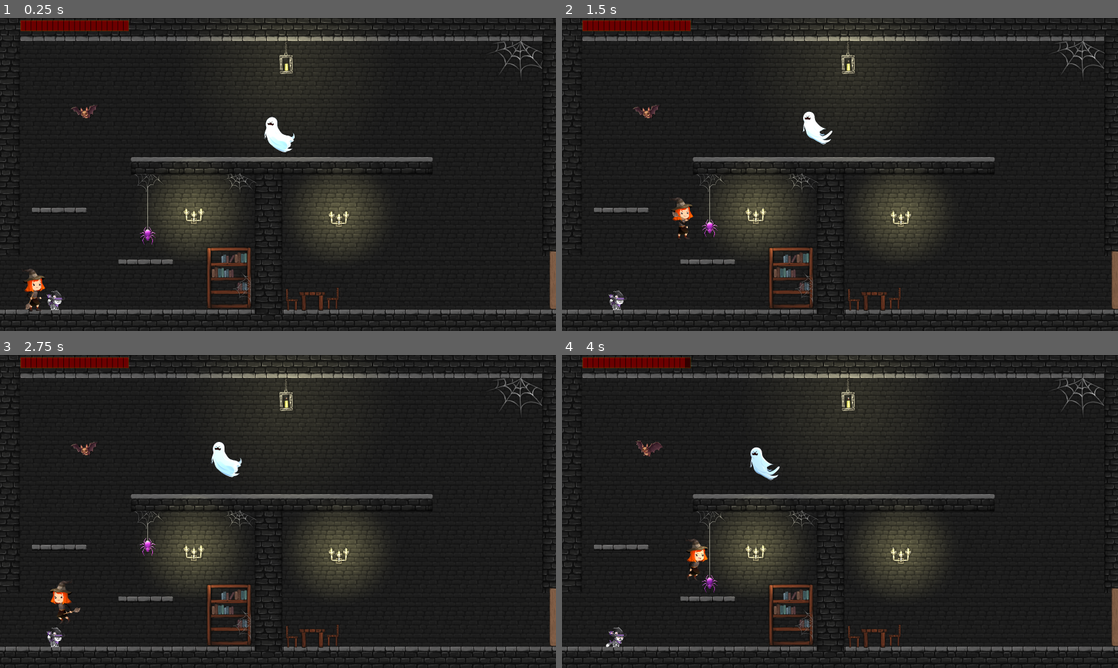
Above: before the commit, frames 1-4 (two rows, left to right).
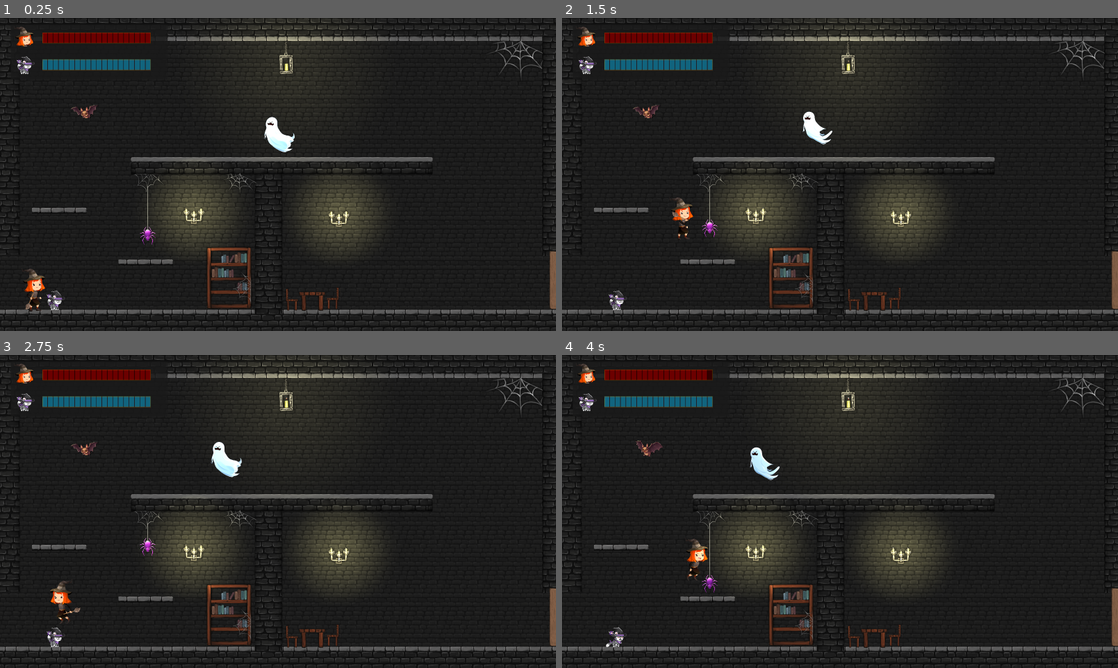
Above: after the commit, the same moments.

Repository: stellar-flame/cauldron
Game: Godot game, scene res://platformer/door1/Scene1.tscn
Same seed, same stepped clock (60 frames per second), same inputs: the game is played once before the commit and once after it.
Inputs:
- Up to frame 1 (0.25 s): no input
- Up to frame 2 (1.5 s): tap Enter (luna_jump) at 0.5, 0.77 s; hold Right (luna_right) from 0.53 s (still down); tap X (stella_paw_attack) at 0.6 s; tap E (luna_attack) at 1.35 s
- Up to frame 3 (2.75 s): tap Enter (luna_jump) at 1.52 s; tap X (stella_paw_attack) at 1.55, 2.1 s; release Right (luna_right) at 2.03 s; hold Left (luna_left) from 2.03 s (still down)
- Up to frame 4 (4 s): release Left (luna_left) at 2.78 s; hold Right (luna_right) from 2.78 s (still down); tap X (stella_paw_attack) at 2.85, 3.8 s; tap Enter (luna_jump) at 3.02, 3.77 s; tap E (luna_attack) at 3.6 s

The runs differ from the first frame. In frame 1, 2.3% of the frame differs, in the area x 2-31%, y 0-19%; in frame 2, 2.3%; in frame 3, 2.3%; in frame 4, 2.3%.

Commit message:
Stella's health

Diff:
--- /dev/null
+++ b/platformer/characters/CharacterAnimation.gd
@@ -0,0 +1,30 @@
+extends AnimatedSprite2D
+
+@onready var animation_blocked = false
+signal died
+signal animation_unblocked
+var state = "alive"
+
+func update_facing_direction(direction = 0):
+	if direction > 0:
+		flip_h = false
+	elif direction < 0:
+		flip_h = true
+
+func die():
+	state = "dying"
+
+func _on_animation_finished():
+	if (state == "alive"):
+		animation_blocked = false
+		emit_signal("animation_unblocked")
+	elif (state == "dying"):
+		play("die")
+		animation_blocked = true;
+		state = "dead"
+	elif (state == "dead"):
+		for i in 4:
+			self_modulate.a = 0.5
+			await get_tree().create_timer(0.3).timeout
+
+		emit_signal("died")
--- a/platformer/characters/luna/Luna.gd
+++ b/platformer/characters/luna/Luna.gd
@@ -8,6 +8,7 @@
 @onready var direction = 0
 @onready var sprite = $AnimatedSprite2D
 @onready var health = $Health
+
 
 var max_jumps = 2
 var jump_count = 0
--- a/platformer/characters/stella/Stella.gd
+++ b/platformer/characters/stella/Stella.gd
@@ -9,11 +9,10 @@
 @onready var animation_blocked = false
 @onready var hit_area_right = $Hit_Area_Right
 @onready var hit_area_left = $Hit_Area_Left
+@onready var health = $Health
 
 # Get the gravity from the project settings to be synced with RigidBody nodes.
 var gravity = ProjectSettings.get_setting("physics/2d/default_gravity")
-
-
 
 func _physics_process(delta):
 	# Add the gravity.
@@ -33,45 +32,28 @@
 		velocity.x = move_toward(velocity.x, 0, SPEED)
 
 	move_and_slide()
-	update_animation_parameters()
-	update_facing_direction()
+	sprite.update_animation_parameters(direction, is_on_floor())
+	sprite.update_facing_direction(direction)
 
-func update_animation_parameters():
-	if (not animation_blocked):
-		if (is_on_floor()):
-			if Input.is_action_just_pressed("stella_paw_attack"):
-					sprite.play("paw_attack")
-					animation_blocked = true
-			elif direction != 0:
-				sprite.play("run")
-			else:
-				sprite.play("idle")
-		else:
-			sprite.play("jump")
+func take_damage(damage):
+	if (health.current_health > 0):
+		sprite.take_damage()
+		health.reduce_health(damage)
 
 
-func update_facing_direction():
-	if direction > 0:
-		sprite.flip_h = false
-	elif direction < 0:
-		sprite.flip_h = true
+func _on_health_died():
+	sprite.die()
 
+func _on_animated_sprite_2d_paw_attack():
+	if sprite.flip_h:
+		hit_area_left.set_hit_area_disabled(false)
+	else:
+		hit_area_right.set_hit_area_disabled(false)
 
-
-func _on_animated_sprite_2d_animation_finished():
-	animation_blocked = false
+func _on_animated_sprite_2d_animation_unblocked():
 	hit_area_left.set_hit_area_disabled(true)
 	hit_area_right.set_hit_area_disabled(true)
 
 
-
-func _on_animated_sprite_2d_animation_changed():
-	if (sprite.animation == "paw_attack"):
-		if sprite.flip_h:
-			hit_area_left.set_hit_area_disabled(false)
-		else:
-			hit_area_right.set_hit_area_disabled(false)
-
-func take_damage(damage):
-	sprite.play("get_hit")
-	animation_blocked = true
+func _on_animated_sprite_2d_died():
+	queue_free()
--- a/platformer/characters/stella/Stella.tscn
+++ b/platformer/characters/stella/Stella.tscn
@@ -1,6 +1,7 @@
-[gd_scene load_steps=70 format=3]
+[gd_scene load_steps=79 format=3 uid="uid://b747onem8lyg1"]
 
 [ext_resource type="Script" path="res://platformer/characters/stella/Stella.gd" id="1_llmu7"]
+[ext_resource type="Texture2D" uid="uid://bvnbrqvjfex6x" path="res://assets/stella/11_gameover/skeleton-11_gameover_00.png" id="2_620iv"]
 [ext_resource type="Texture2D" uid="uid://b87vmahbwnsks" path="res://assets/stella/01_idle/skeleton-01_idle_00.png" id="2_dh3j1"]
 [ext_resource type="Texture2D" uid="uid://ci5p51mxugrn5" path="res://assets/stella/05_gethit/skeleton-05_gethit_0.png" id="2_glkmh"]
 [ext_resource type="Texture2D" uid="uid://cusacke6m2sf0" path="res://assets/stella/05_gethit/skeleton-05_gethit_1.png" id="3_5ckuu"]
@@ -10,6 +11,7 @@
 [ext_resource type="Texture2D" uid="uid://b4g3e14oxctwe" path="res://assets/stella/01_idle/skeleton-01_idle_03.png" id="5_f1csg"]
 [ext_resource type="Texture2D" uid="uid://c164747i5tehv" path="res://assets/stella/05_gethit/skeleton-05_gethit_3.png" id="5_jq63w"]
 [ext_resource type="Texture2D" uid="uid://cj55fpfttelc5" path="res://assets/stella/01_idle/skeleton-01_idle_04.png" id="6_3nify"]
+[ext_resource type="Texture2D" uid="uid://go5pvu3pgadu" path="res://assets/stella/11_gameover/skeleton-11_gameover_04.png" id="6_7mbo0"]
 [ext_resource type="Texture2D" uid="uid://bt0qrgqkku50x" path="res://assets/stella/05_gethit/skeleton-05_gethit_4.png" id="6_ce8q1"]
 [ext_resource type="Texture2D" uid="uid://c5j7w6s7jbaxc" path="res://assets/stella/05_gethit/skeleton-05_gethit_5.png" id="7_ihv0i"]
 [ext_resource type="Texture2D" uid="uid://c0sci1rl6x8te" path="res://assets/stella/01_idle/skeleton-01_idle_05.png" id="7_rslu1"]
@@ -18,21 +20,26 @@
 [ext_resource type="Texture2D" uid="uid://c1ngbbniomjx8" path="res://assets/stella/05_gethit/skeleton-05_gethit_7.png" id="9_a50xx"]
 [ext_resource type="Texture2D" uid="uid://dh8t6dcovns5v" path="res://assets/stella/01_idle/skeleton-01_idle_07.png" id="9_qh5ek"]
 [ext_resource type="Texture2D" uid="uid://da3utwoqita86" path="res://assets/stella/01_idle/skeleton-01_idle_08.png" id="10_2yhe3"]
+[ext_resource type="Texture2D" uid="uid://dlohisaucrclk" path="res://assets/stella/11_gameover/skeleton-11_gameover_08.png" id="10_ux1gq"]
 [ext_resource type="Texture2D" uid="uid://8ka0tgphqkon" path="res://assets/stella/01_idle/skeleton-01_idle_09.png" id="11_hy16b"]
 [ext_resource type="Texture2D" uid="uid://c03tkmfu8wior" path="res://assets/stella/01_idle/skeleton-01_idle_10.png" id="12_8qg1d"]
 [ext_resource type="Texture2D" uid="uid://b4nv8yivqhpg3" path="res://assets/stella/01_idle/skeleton-01_idle_11.png" id="13_r8ybi"]
+[ext_resource type="Texture2D" uid="uid://w7nq7ueumfch" path="res://assets/stella/11_gameover/skeleton-11_gameover_12.png" id="14_tfsc7"]
 [ext_resource type="Texture2D" uid="uid://7j4nhb7p8xdo" path="res://assets/stella/01_idle/skeleton-01_idle_12.png" id="14_w564q"]
 [ext_resource type="Texture2D" uid="uid://ccfcer55y03qu" path="res://assets/stella/01_idle/skeleton-01_idle_13.png" id="15_s2oup"]
 [ext_resource type="Texture2D" uid="uid://brb41enb6l3a8" path="res://assets/stella/01_idle/skeleton-01_idle_14.png" id="16_h4t5l"]
 [ext_resource type="Texture2D" uid="uid://dm4omn6lotrwd" path="res://assets/stella/01_idle/skeleton-01_idle_15.png" id="17_8p0vv"]
+[ext_resource type="Texture2D" uid="uid://c2hwbnicvc4mt" path="res://assets/stella/11_gameover/skeleton-11_gameover_16.png" id="18_mdstm"]
 [ext_resource type="Texture2D" uid="uid://b6hma0jhocje0" path="res://assets/stella/01_idle/skeleton-01_idle_16.png" id="18_pfjv1"]
 [ext_resource type="Texture2D" uid="uid://01kvrmekelmu" path="res://assets/stella/01_idle/skeleton-01_idle_17.png" id="19_xs1ss"]
 [ext_resource type="Texture2D" uid="uid://bpclvmjxiyxf0" path="res://assets/stella/01_idle/skeleton-01_idle_18.png" id="20_ym4mv"]
 [ext_resource type="Texture2D" uid="uid://citpyqni1bw37" path="res://assets/stella/01_idle/skeleton-01_idle_19.png" id="21_x60jk"]
+[ext_resource type="Texture2D" uid="uid://de55lf5vderac" path="res://assets/stella/11_gameover/skeleton-11_gameover_20.png" id="22_gwmvy"]
 [ext_resource type="Texture2D" uid="uid://cguhe2hme5jk2" path="res://assets/stella/02_jump/skeleton-02_jump_00.png" id="22_n0ph0"]
 [ext_resource type="Texture2D" uid="uid://bkcqixg6gp5t3" path="res://assets/stella/02_jump/skeleton-02_jump_01.png" id="23_ywq63"]
 [ext_resource type="Texture2D" uid="uid://b5n3riepvb2yv" path="res://assets/stella/02_jump/skeleton-02_jump_02.png" id="24_lowns"]
 [ext_resource type="Texture2D" uid="uid://5hyf0432cscw" path="res://assets/stella/02_jump/skeleton-02_jump_03.png" id="25_e0626"]
+[ext_resource type="Texture2D" uid="uid://cdn3rrc2fwg7m" path="res://assets/stella/11_gameover/skeleton-11_gameover_24.png" id="26_sgfx6"]
 [ext_resource type="Texture2D" uid="uid://dhtllsscnygeq" path="res://assets/stella/02_jump/skeleton-02_jump_04.png" id="26_x67vw"]
 [ext_resource type="Texture2D" uid="uid://ce3vhfhqtdbaa" path="res://assets/stella/02_jump/skeleton-02_jump_05.png" id="27_orlf5"]
 [ext_resource type="Texture2D" uid="uid://dafivq11nsr5y" path="res://assets/stella/02_jump/skeleton-02_jump_06.png" id="28_wv2ie"]
@@ -67,6 +74,8 @@
 [ext_resource type="Texture2D" uid="uid://bsc8k6idmcrl1" path="res://assets/stella/04_running/skeleton-04_running_10.png" id="57_ho03d"]
 [ext_resource type="Texture2D" uid="uid://cvr1ewm4h5lsu" path="res://assets/stella/04_running/skeleton-04_running_11.png" id="58_j4gdx"]
 [ext_resource type="PackedScene" path="res://platformer/characters/stella/HitArea.tscn" id="59_lt0bn"]
+[ext_resource type="PackedScene" uid="uid://caju08k51fjps" path="res://platformer/health/Health.tscn" id="68_hqa2a"]
+[ext_resource type="Script" path="res://platformer/characters/stella/StellaAnimate.gd" id="74_4uqyv"]
 
 [sub_resource type="CapsuleShape2D" id="CapsuleShape2D_dn1wo"]
 radius = 36.0
@@ -74,6 +83,32 @@
 
 [sub_resource type="SpriteFrames" id="SpriteFrames_i32wk"]
 animations = [{
+"frames": [{
+"duration": 1.0,
+"texture": ExtResource("2_620iv")
+}, {
+"duration": 1.0,
+"texture": ExtResource("6_7mbo0")
+}, {
+"duration": 1.0,
+"texture": ExtResource("10_ux1gq")
+}, {
+"duration": 1.0,
+"texture": ExtResource("14_tfsc7")
+}, {
+"duration": 1.0,
+"texture": ExtResource("18_mdstm")
+}, {
+"duration": 1.0,
+"texture": ExtResource("22_gwmvy")
+}, {
+"duration": 1.0,
+"texture": ExtResource("26_sgfx6")
+}],
+"loop": false,
+"name": &"die",
+"speed": 5.0
+}, {
 "frames": [{
 "duration": 1.0,
 "texture": ExtResource("2_glkmh")
@@ -308,7 +343,8 @@
 position = Vector2(2, 13)
 scale = Vector2(0.1, 0.1)
 sprite_frames = SubResource("SpriteFrames_i32wk")
-animation = &"idle"
+animation = &"die"
+script = ExtResource("74_4uqyv")
 
 [node name="Hit_Area_Right" parent="." instance=ExtResource("59_lt0bn")]
 position = Vector2(70, 22)
@@ -316,5 +352,11 @@
 [node name="Hit_Area_Left" parent="." instance=ExtResource("59_lt0bn")]
 position = Vector2(-70, 22)
 
-[connection signal="animation_changed" from="AnimatedSprite2D" to="." method="_on_animated_sprite_2d_animation_changed"]
-[connection signal="animation_finished" from="AnimatedSprite2D" to="." method="_on_animated_sprite_2d_animation_finished"]
+[node name="Health" parent="." instance=ExtResource("68_hqa2a")]
+
+[connection signal="animation_changed" from="AnimatedSprite2D" to="AnimatedSprite2D" method="_on_animation_changed"]
+[connection signal="animation_finished" from="AnimatedSprite2D" to="AnimatedSprite2D" method="_on_animation_finished"]
+[connection signal="animation_unblocked" from="AnimatedSprite2D" to="." method="_on_animated_sprite_2d_animation_unblocked"]
+[connection signal="died" from="AnimatedSprite2D" to="." method="_on_animated_sprite_2d_died"]
+[connection signal="paw_attack" from="AnimatedSprite2D" to="." method="_on_animated_sprite_2d_paw_attack"]
+[connection signal="died" from="Health" to="." method="_on_health_died"]
--- /dev/null
+++ b/platformer/characters/stella/StellaAnimate.gd
@@ -0,0 +1,25 @@
+extends "res://platformer/characters/CharacterAnimation.gd"
+
+signal paw_attack
+
+func update_animation_parameters(direction = 0, on_floor = true):
+	if (not animation_blocked):
+		if (on_floor):
+			if Input.is_action_just_pressed("stella_paw_attack"):
+					play("paw_attack")
+					animation_blocked = true
+			elif direction != 0:
+				play("run")
+			else:
+				play("idle")
+		else:
+			play("jump")
+
+func take_damage():
+	play("get_hit")
+	animation_blocked = true
+
+
+func _on_animation_changed():
+	if (animation == "paw_attack"):
+		emit_signal("paw_attack")
--- a/platformer/door1/Scene1.tscn
+++ b/platformer/door1/Scene1.tscn
@@ -186,14 +186,15 @@
 position = Vector2(679, 953)
 
 [node name="HUD" parent="." instance=ExtResource("26_gvofu")]
-position = Vector2(92, 6)
 
 [connection signal="body_entered" from="EnemyZone" to="EnemyZone" method="_on_body_entered"]
 [connection signal="body_exited" from="EnemyZone" to="EnemyZone" method="_on_body_exited"]
 [connection signal="health_changed" from="Luna/Health" to="HUD" method="_on_luna_health_changed"]
+[connection signal="health_changed" from="Stella/Health" to="HUD" method="_on_stella_health_changed"]
 
 [editable path="Scene/Floating_platform"]
 [editable path="Scene/Wall"]
 [editable path="Scene/LeftWall"]
 [editable path="Scene/RightWall"]
 [editable path="Luna"]
+[editable path="Stella"]
--- a/platformer/hud/Hud.gd
+++ b/platformer/hud/Hud.gd
@@ -1,6 +1,10 @@
-extends Node2D
+extends CanvasLayer
 
-@onready var hp = $TextureProgressBar
+@onready var luna_hp = $Panel/LunaHUD/TextureProgressBar
+@onready var stella_hp = $Panel/StellaHud/TextureProgressBar
 
 func _on_luna_health_changed(current_health):
-	hp.value = current_health
+	luna_hp.value = current_health
+
+func _on_stella_health_changed(health):
+	stella_hp.value = health
--- a/platformer/hud/Hud.tscn
+++ b/platformer/hud/Hud.tscn
@@ -1,21 +1,22 @@
-[gd_scene load_steps=6 format=3 uid="uid://v34pqajgnrm4"]
+[gd_scene load_steps=4 format=3 uid="uid://dlrqk60l1ev46"]
 
 [ext_resource type="Script" path="res://platformer/hud/Hud.gd" id="1_vwblq"]
-[ext_resource type="Texture2D" uid="uid://djf86wo3eb4mn" path="res://assets/Health/LifeBarBG.png" id="2_u135v"]
-[ext_resource type="Texture2D" uid="uid://dt2ikp0u8u0ca" path="res://assets/Health/Border_Style_3.png" id="3_tbr84"]
-[ext_resource type="Texture2D" uid="uid://bb6cri6464q35" path="res://assets/Health/LifeBarProgress.png" id="4_bnb8w"]
-[ext_resource type="Script" path="res://platformer/hud/TextureProgressBar.gd" id="5_ufbrs"]
+[ext_resource type="PackedScene" uid="uid://ccmb4186hud48" path="res://platformer/hud/StellaHud.tscn" id="3_8y5ex"]
+[ext_resource type="PackedScene" uid="uid://7o8p30wkrjy4" path="res://platformer/hud/LunaHud.tscn" id="6_btm7t"]
 
-[node name="HUD" type="Node2D"]
+[node name="HUD" type="CanvasLayer"]
 script = ExtResource("1_vwblq")
 
-[node name="TextureProgressBar" type="TextureProgressBar" parent="."]
-offset_left = 2.0
-offset_top = 4.0
-offset_right = 502.0
-offset_bottom = 54.0
-texture_under = ExtResource("2_u135v")
-texture_over = ExtResource("3_tbr84")
-texture_progress = ExtResource("4_bnb8w")
-tint_over = Color(0.847059, 1, 0.0352941, 0.266667)
-script = ExtResource("5_ufbrs")
+[node name="Panel" type="Panel" parent="."]
+offset_left = 50.0
+offset_top = 30.0
+offset_right = 773.0
+offset_bottom = 282.0
+
+[node name="LunaHUD" parent="Panel" instance=ExtResource("6_btm7t")]
+layout_mode = 0
+
+[node name="StellaHud" parent="Panel" instance=ExtResource("3_8y5ex")]
+layout_mode = 0
+offset_top = 124.0
+offset_bottom = 247.0
--- /dev/null
+++ b/platformer/hud/LunaHud.tscn
@@ -0,0 +1,28 @@
+[gd_scene load_steps=6 format=3 uid="uid://7o8p30wkrjy4"]
+
+[ext_resource type="Texture2D" uid="uid://djf86wo3eb4mn" path="res://assets/Health/LifeBarBG.png" id="1_hkysv"]
+[ext_resource type="Texture2D" uid="uid://dt2ikp0u8u0ca" path="res://assets/Health/Border_Style_3.png" id="2_ua3v3"]
+[ext_resource type="Texture2D" uid="uid://bb6cri6464q35" path="res://assets/Health/LifeBarProgress.png" id="3_ho8sf"]
+[ext_resource type="Script" path="res://platformer/hud/TextureProgressBar.gd" id="4_hwbi4"]
+[ext_resource type="Texture2D" uid="uid://b2s1m1t012gt3" path="res://assets/HUD/luna-head.png" id="5_s3jem"]
+
+[node name="LunaHUD" type="Panel"]
+offset_right = 714.0
+offset_bottom = 123.0
+
+[node name="TextureProgressBar" type="TextureProgressBar" parent="."]
+layout_mode = 0
+offset_left = 145.0
+offset_top = 37.0
+offset_right = 645.0
+offset_bottom = 87.0
+texture_under = ExtResource("1_hkysv")
+texture_over = ExtResource("2_ua3v3")
+texture_progress = ExtResource("3_ho8sf")
+tint_over = Color(0.847059, 1, 0.0352941, 0.266667)
+script = ExtResource("4_hwbi4")
+
+[node name="Luna-head" type="Sprite2D" parent="."]
+position = Vector2(69, 62)
+scale = Vector2(0.254883, 0.226562)
+texture = ExtResource("5_s3jem")
--- /dev/null
+++ b/platformer/hud/StellaHud.tscn
@@ -0,0 +1,28 @@
+[gd_scene load_steps=6 format=3 uid="uid://ccmb4186hud48"]
+
+[ext_resource type="Texture2D" uid="uid://g68ybct4y5j2" path="res://assets/Health/StellaLifeBarBG.png" id="1_lsehm"]
+[ext_resource type="Texture2D" uid="uid://dt2ikp0u8u0ca" path="res://assets/Health/Border_Style_3.png" id="2_ua3v3"]
+[ext_resource type="Texture2D" uid="uid://bdnj534chx6eh" path="res://assets/Health/StellaLifeBarProgress.png" id="3_bn1ay"]
+[ext_resource type="Script" path="res://platformer/hud/TextureProgressBar.gd" id="4_hwbi4"]
+[ext_resource type="Texture2D" uid="uid://b87vmahbwnsks" path="res://assets/stella/01_idle/skeleton-01_idle_00.png" id="5_x28we"]
+
+[node name="StellaHUD" type="Panel"]
+offset_right = 714.0
+offset_bottom = 123.0
+
+[node name="TextureProgressBar" type="TextureProgressBar" parent="."]
+layout_mode = 0
+offset_left = 145.0
+offset_top = 37.0
+offset_right = 645.0
+offset_bottom = 87.0
+texture_under = ExtResource("1_lsehm")
+texture_over = ExtResource("2_ua3v3")
+texture_progress = ExtResource("3_bn1ay")
+tint_over = Color(0.847059, 1, 0.0352941, 0.266667)
+script = ExtResource("4_hwbi4")
+
+[node name="Stella" type="Sprite2D" parent="."]
+position = Vector2(69, 62)
+scale = Vector2(0.1, 0.089)
+texture = ExtResource("5_x28we")
Binary file added: assets/HUD/luna-head.png
Not shown, added: assets/HUD/luna-head.png.import
Binary file added: assets/Health/StellaLifeBarBG.png
Not shown, added: assets/Health/StellaLifeBarBG.png.import
Binary file added: assets/Health/StellaLifeBarProgress.png
Not shown, added: assets/Health/StellaLifeBarProgress.png.import
Not shown, changed: assets/assets.txt
Not shown: 1 places in platformer/door1/Scene1.tscn that only renumber resources
Not shown, changed: .DS_Store
Not shown, changed: assets/.DS_Store
Not shown, changed: assets/Health/.DS_Store
Not shown, added: assets/Health/StellaLifeBarBG.xcf
(and 3 more such lines)
